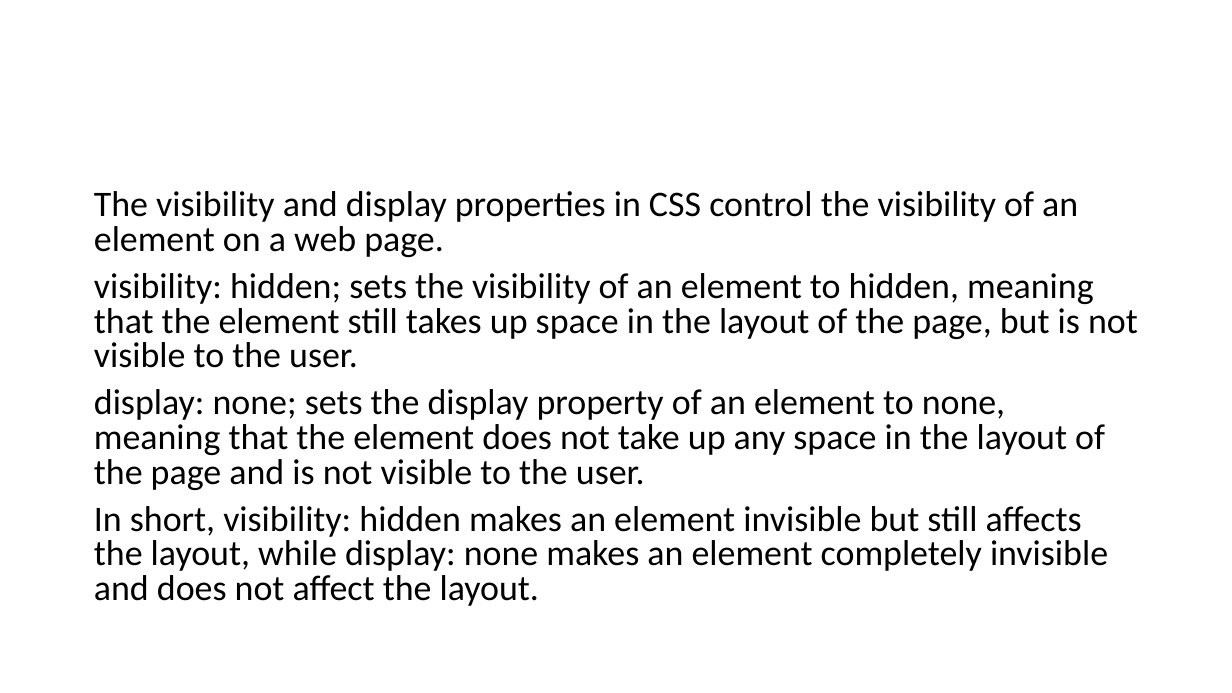
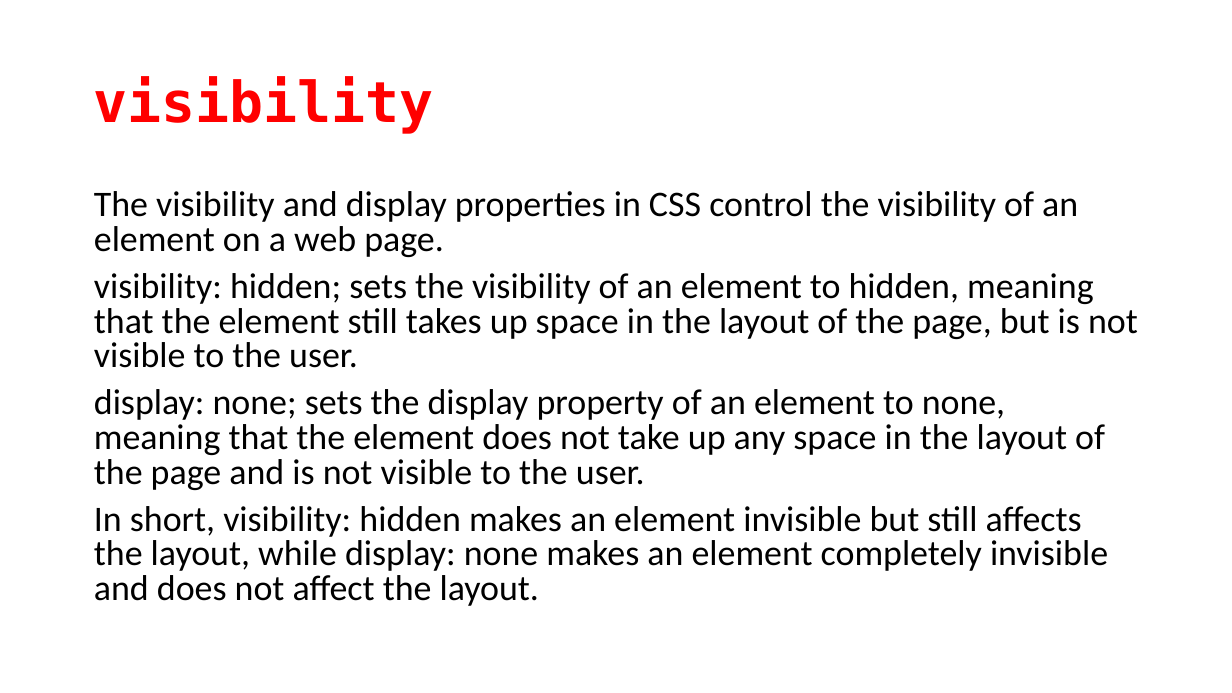
Before and after one commit to 1shaked/full-stack, a slide deck: slide 27 of 7ass/main7.pptx. Drawn at 1232x693 pixels with LibreOffice and Linux fonts; fonts in the diff are those of the drawing. Boxes give left, top, right and bottom in pixels: in the first picture for what was removed or moved away, otherwise in the second. Text is boxed around its words. In the diff, an @@ line names an element or a change of style, - is before the commit and + after.

```diff
--- a/7ass/main7.pptx
+++ b/7ass/main7.pptx
@@ title added at (94, 76, 434, 134), 44 pt, text #FF0000, bold @@
+visibility
```
Also in this commit, not shown: 29 other files.
